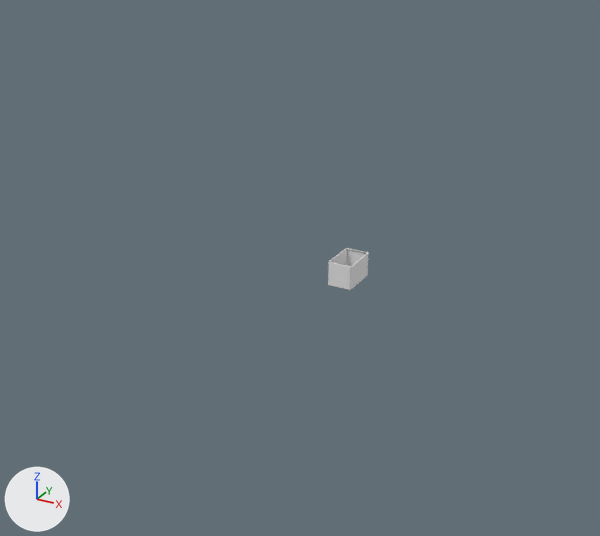
A saved change to the Blender file container.blend.
Before and after are seen from a 50 mm camera at (25.4, -54.1, 27.1) aimed at (-4.8, 0.9, -0.4). Lighting does not change. The marker at lower left points along +X, +Y and +Z. The first picture is the older version.

Objects in the first picture: 'container_base'.
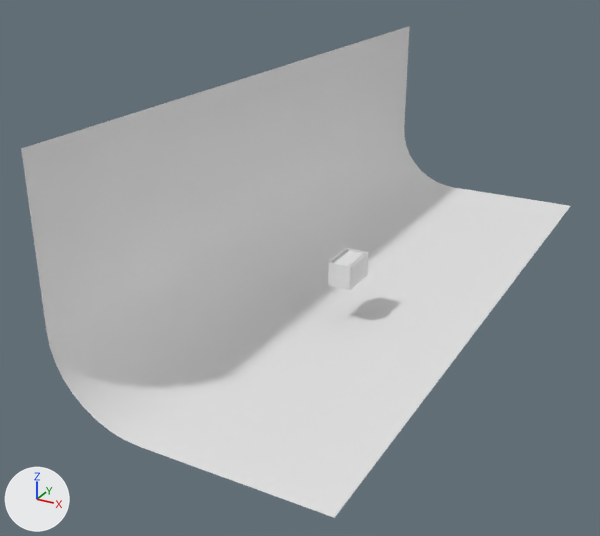
The newer file is also rescaled (x0.101), turned or shifted as a whole; pictures and numbers use the older file's frame.

Changed parts and their boxes [x1, y1, x2, y2] in the pictures (600 x 536 px):
```json
{"object": "Cube", "change": "added", "after": [21, 26, 570, 518]}
{"object": "Cube.001", "change": "added", "after": [334, 251, 365, 289]}
```

Edits to the scene script, one JSON object a line:
```json
{"op": "add", "block": "mat_material_001", "code": ["mat_material_001 = principled_material('Material.001')", "mat_material_001.base_color = (0.8, 0.8, 0.8)  # white #e7e7e7"]}
{"op": "add", "block": "me_cube_004", "code": ["me_cube_004 = bpy.data.meshes.new('Cube.004')", "me_cube_004.from_pydata(...)  # 216 vertices, 218 faces; spans x -1.0..1.0, y -1.8..1.8, z -1.0..1.0"]}
{"op": "add", "block": "me_cube_003", "code": ["me_cube_003 = bpy.data.meshes.new('Cube.003')", "me_cube_003.from_pydata(...)  # 24 vertices, 11 faces; spans x -1.0..1.0, y -1.0..1.0, z -1.0..0.88", "me_cube_003.polygons.foreach_set('use_smooth', [True] * 11)", "me_cube_003.materials.append(mat_material_001)  # white #e7e7e7"]}
{"op": "add", "block": "ob_cube_001", "code": ["ob_cube_001 = bpy.data.objects.new('Cube.001', me_cube_004)", "ob_cube_001.location = (0.0, 0.0, 0.87)", "ob_cube_001.scale = (0.745, 0.903, 0.982)"]}
{"op": "add", "block": "ob_cube", "code": ["ob_cube = bpy.data.objects.new('Cube', me_cube_003)", "ob_cube.location = (0.0, 6.67, 6.31)", "ob_cube.scale = (9.91, 28.7, 9.4)"]}
```
